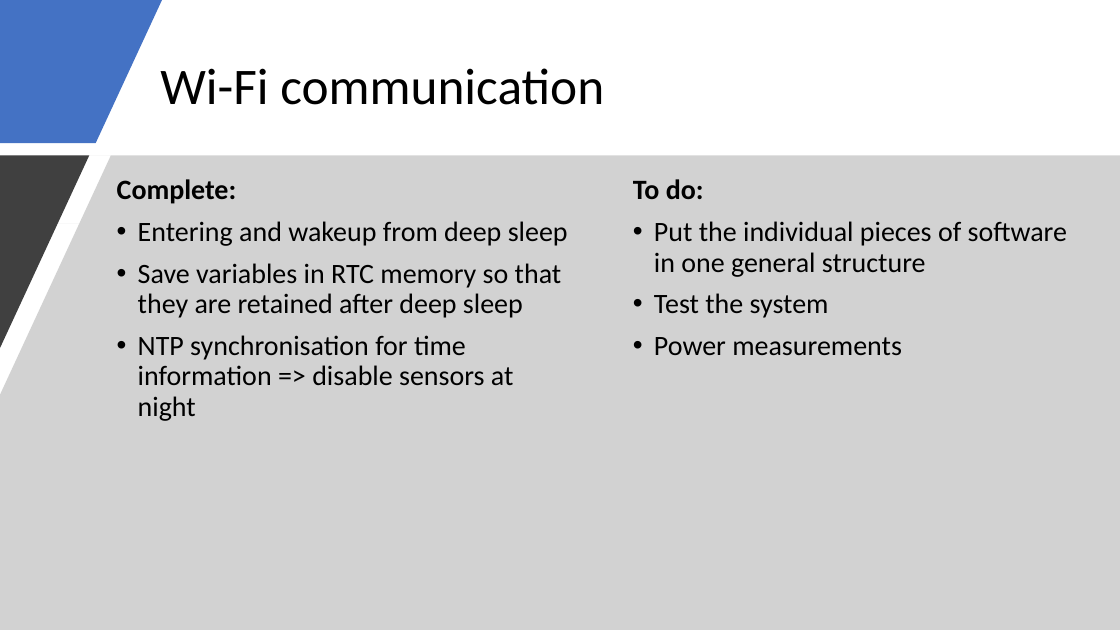
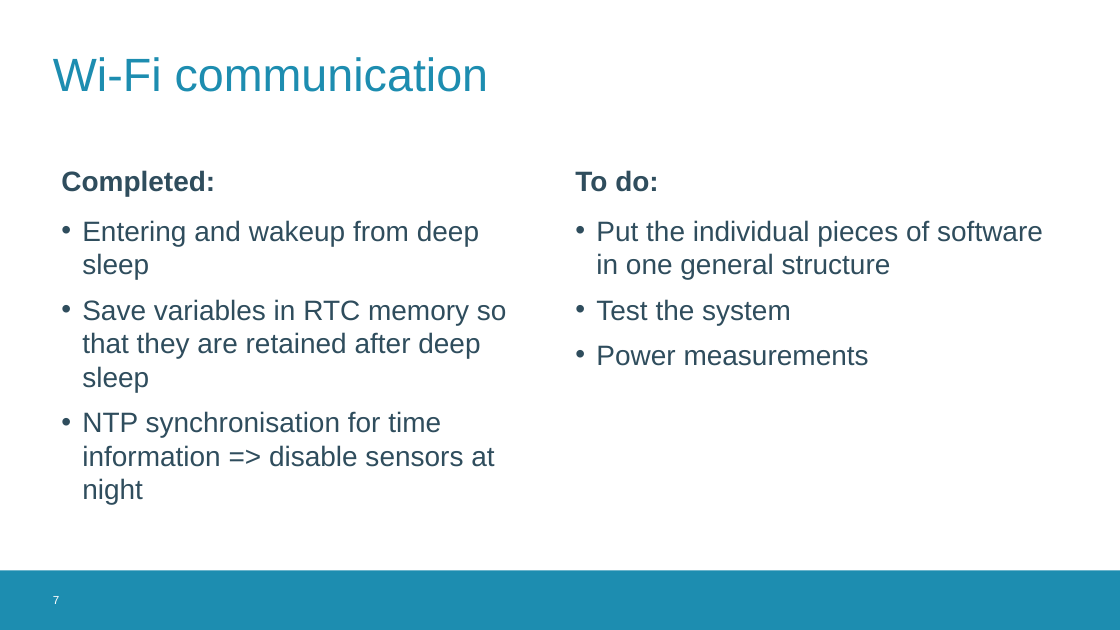
Before and after one commit to thomasf10/cosy_cafeteria, a slide deck: slide 7 of presentatie/tussentijdsepresentatie.pptx. Drawn at 1120x630 pixels with LibreOffice and Linux fonts; fonts in the diff are those of the drawing; background and template pictures are left out. Boxes give left, top, right and bottom in pixels: in the first picture for what was removed or moved away, otherwise in the second. Text is boxed around its words. In the diff, an @@ line names an element or a change of style, - is before the commit and + after.

```diff
--- a/presentatie/tussentijdsepresentatie.pptx
+++ b/presentatie/tussentijdsepresentatie.pptx
@@ freeform shape removed at [0,0,162,143] @@
@@ title "Wi-Fi communication": place and size @@
-title "Wi-Fi communication" at [160,68,604,105]
+title "Wi-Fi communication" at [53,57,489,92]
@@ title "Wi-Fi communication" at [53,57,489,92]: size 44 to 40 pt, font Calibri to Arial, text colour #000000 to #1D8DB0; line spacing 0.9 to 1 @@
@@ freeform shape removed at [0,155,1120,630] @@
@@ freeform shape removed at [0,155,89,348] @@
@@ text added at [61,170,215,197], 24 pt, text #2F4D5D, bold @@
+Completed:
@@ text at [117,179,237,204]: paragraph removed @@
-Complete:
@@ text added at [575,170,659,192], 24 pt, text #2F4D5D, bold @@
+To do:
@@ text at [633,179,704,199]: paragraph removed @@
-To do:
@@ text "Entering and wakeup from deep ...": place and size @@
-text "Entering and wakeup from deep ..." at [117,179,568,421]
+text "Entering and wakeup from deep ..." at [82,220,507,505]
@@ text "Entering and wakeup from deep ..." at [82,220,507,505]: font Calibri to Arial, text colour #000000 to #2F4D5D; line spacing 0.9 to 1 @@
@@ text "Put the individual pieces of ..." at [596,220,1043,366]: font Calibri to Arial, text colour #000000 to #2F4D5D; line spacing 0.9 to 1 @@
@@ text "Put the individual pieces of ...": place and size @@
-text "Put the individual pieces of ..." at [633,179,1067,355]
+text "Put the individual pieces of ..." at [596,220,1043,366]
@@ rectangle added at [0,571,1120,630], fill #1D8DB0 @@
@@ page number added at [53,596,59,604], 10 pt, text #FFFFFF @@
+7
```
Also in this commit, not shown: 7 other slides changed, 6 other files.
